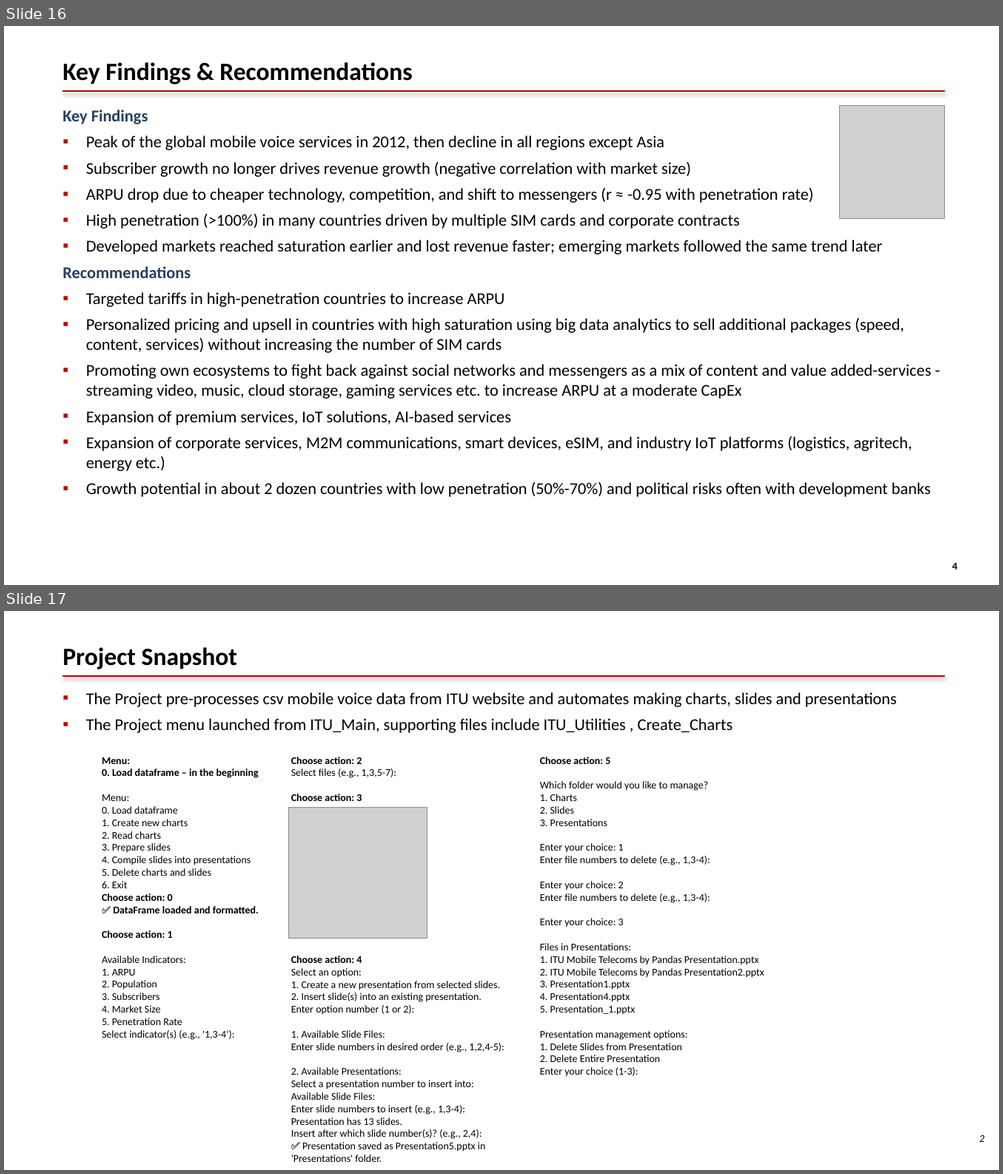
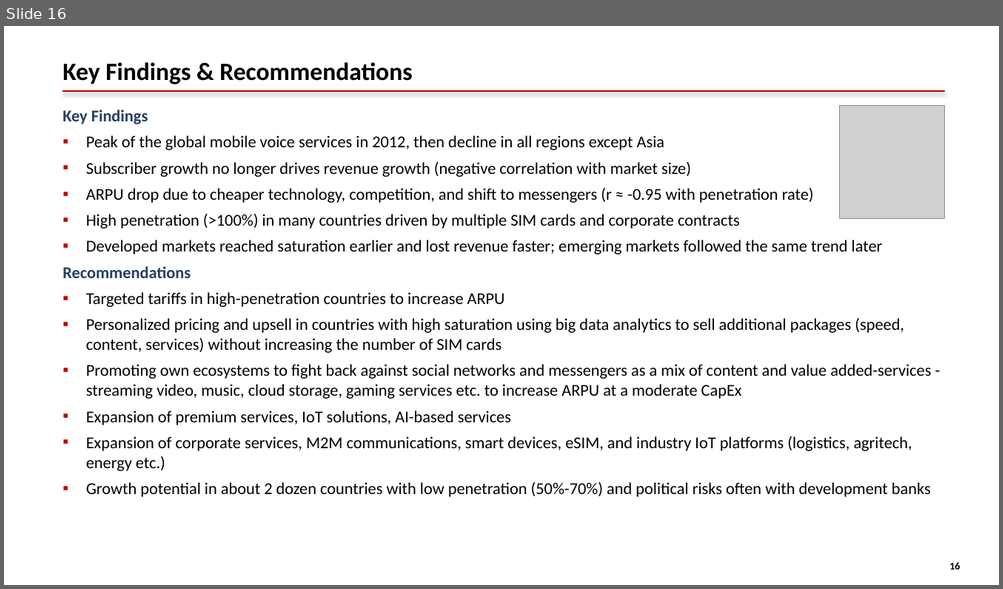
Before and after one commit to Mighty8Mike/Automated-Mobile-Telecoms-Charts-and-Presentation, a slide deck: ITU Mobile Telecoms by Pandas Presentation.pptx. Shown one above the other, each under a label of ours: slides 16 and 17 before the commit, slide 16 after it. The pictures are 1003x1174 and 1003x589 pixels, drawn with LibreOffice and Linux fonts; fonts in the diff are those of the drawing; grey boxes stand for pictures. Boxes give left, top, right and bottom in pixels: in the first picture for what was removed or moved away, otherwise in the second. Text is boxed around its words. In the diff, an @@ line names an element or a change of style, - is before the commit and + after.

```diff
--- a/ITU Mobile Telecoms by Pandas Presentation.pptx
+++ b/ITU Mobile Telecoms by Pandas Presentation.pptx
@@ slide 17 removed at [4, 611, 999, 1170], background #FFFFFF @@
@@ text removed at [62, 647, 237, 669] @@
-Project Snapshot
@@ rectangle removed at [63, 676, 944, 677] @@
@@ text removed at [86, 692, 896, 733] @@
-▪ The Project pre-processes csv mobile voice data from ITU website and automates making charts, slides and presentations
-▪ The Project menu launched from ITU_Main, supporting files include ITU_Utilities , Create_Charts
@@ group removed at [102, 757, 764, 1162]: 3 texts, 1 picture @@
-Menu:
-0. Load dataframe – in the beginning
-Menu:
-0. Load dataframe
-1. Create new charts
-2. Read charts
-3. Prepare slides
-4. Compile slides into presentations
-5. Delete charts and slides
-6. Exit
-Choose action: 0
-✅ DataFrame loaded and formatted.
-Choose action: 1
-Available Indicators:
-1. ARPU
-2. Population
-3. Subscribers
-4. Market Size
-5. Penetration Rate
-Select indicator(s) (e.g., '1,3-4’):
-Choose action: 2
-Select files (e.g., 1,3,5-7):
-Choose action: 3
-Choose action: 4
-Select an option:
-1. Create a new presentation from selected slides.
-2. Insert slide(s) into an existing presentation.
-Enter option number (1 or 2):
-1. Available Slide Files:
-Enter slide numbers in desired order (e.g., 1,2,4-5):
-2. Available Presentations:
-Select a presentation number to insert into:
-Available Slide Files:
-Enter slide numbers to insert (e.g., 1,3-4):
-Presentation has 13 slides.
-Insert after which slide number(s)? (e.g., 2,4):
-✅ Presentation saved as Presentation5.pptx in 'Presentations' folder.
-Choose action: 5
-Which folder would you like to manage?
-1. Charts
-2. Slides
-3. Presentations
-Enter your choice: 1
-Enter file numbers to delete (e.g., 1,3-4):
-Enter your choice: 2
-Enter file numbers to delete (e.g., 1,3-4):
-Enter your choice: 3
-Files in Presentations:
-1. ITU Mobile Telecoms by Pandas Presentation.pptx
-2. ITU Mobile Telecoms by Pandas Presentation2.pptx
-3. Presentation1.pptx
-4. Presentation4.pptx
-5. Presentation_1.pptx
-Presentation management options:
-1. Delete Slides from Presentation
-2. Delete Entire Presentation
-Enter your choice (1-3):
@@ text removed at [979, 1136, 984, 1142] @@
-2
@@ slide 16 changed as well @@
@@ text at [949, 562, 959, 570]: text changed @@
-4
+16
```
Also in this commit, not shown: 12 other slides changed, 1 other file.
